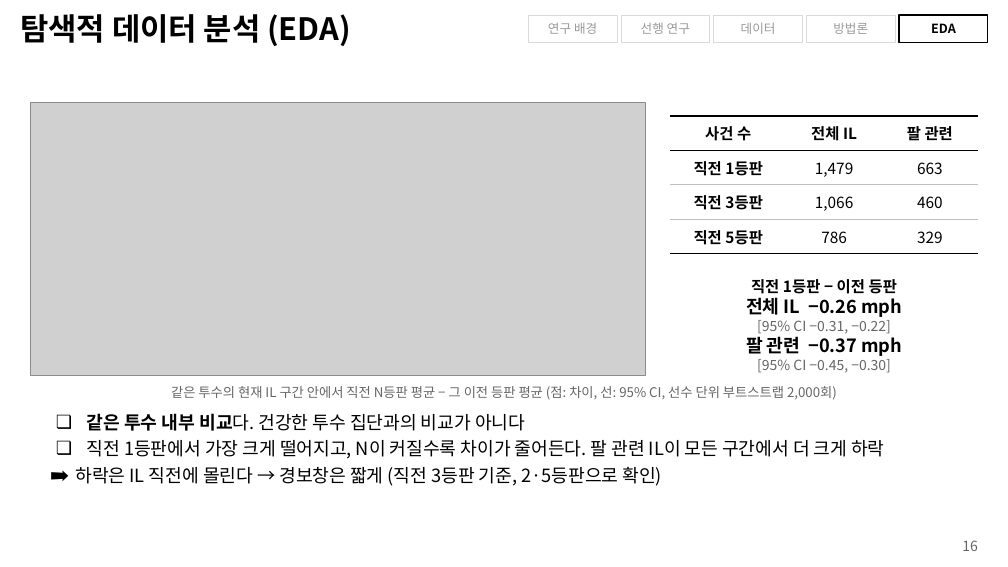
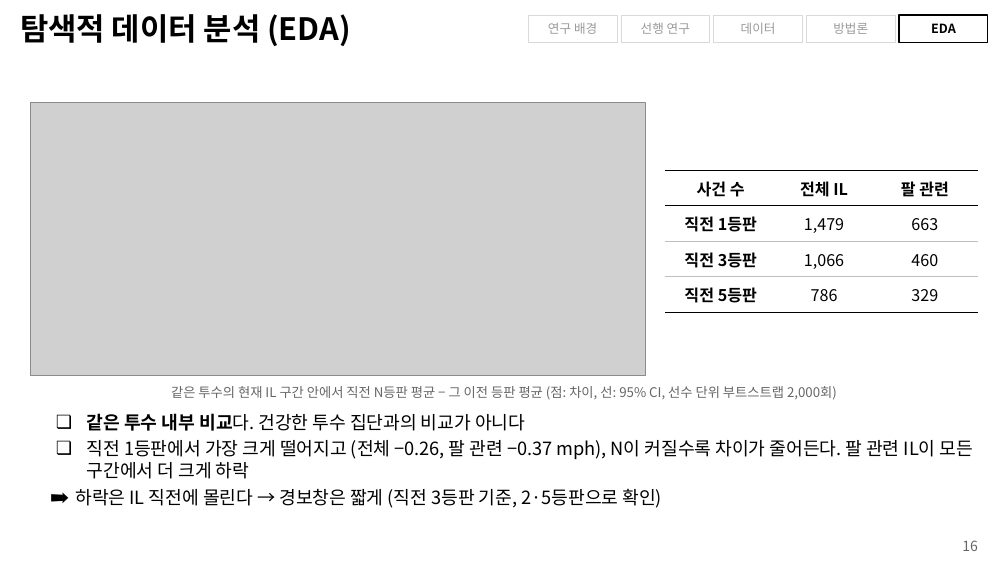
Before and after one commit to chirisjmmm/timeseries, a slide deck: slide 16 of presentation/투수부상_조기경보_제안발표_KO.pptx. Drawn at 1008x567 pixels with LibreOffice and Linux fonts; fonts in the diff are those of the drawing; grey boxes stand for pictures; background and template pictures are left out. Boxes give left, top, right and bottom in pixels: in the first picture for what was removed or moved away, otherwise in the second. Text is boxed around its words. In the diff, an @@ line names an element or a change of style, - is before the commit and + after.

```diff
--- a/presentation/투수부상_조기경보_제안발표_KO.pptx
+++ b/presentation/투수부상_조기경보_제안발표_KO.pptx
@@ table at (x1=665, y1=170, x2=978, y2=307) @@
@@ size 11 to 11.5 pt @@
@@ table resized from (x1=670, y1=116, x2=978, y2=249) to (x1=665, y1=170, x2=978, y2=307) @@
@@ text removed at (x1=746, y1=279, x2=902, y2=373) @@
-직전 1등판 − 이전 등판
-전체 IL −0.26 mph
-[95% CI −0.31, −0.22]
-팔 관련 −0.37 mph
-[95% CI −0.45, −0.30]
@@ text at (x1=87, y1=440, x2=973, y2=479): text changed @@
-  ❏ 직전 1등판에서 가장 크게 떨어지고, N이 커질수록 차이가 줄어든다. 팔 관련 IL이 모든 구간에서 더 크게 하락
+  ❏ 직전 1등판에서 가장 크게 떨어지고 (전체 −0.26, 팔 관련 −0.37 mph), N이 커질수록 차이가 줄어든다. 팔 관련 IL이 모든 구간에서 더 크게 하락
```
Also in this commit, not shown: 16 other slides changed, 1 slide added, 16 other files.
